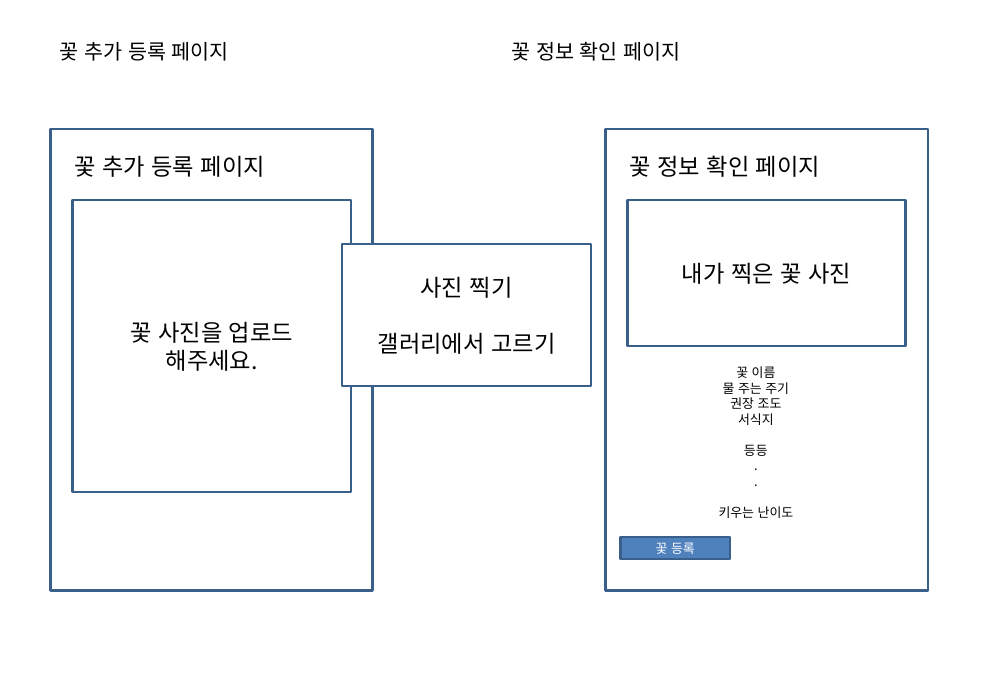
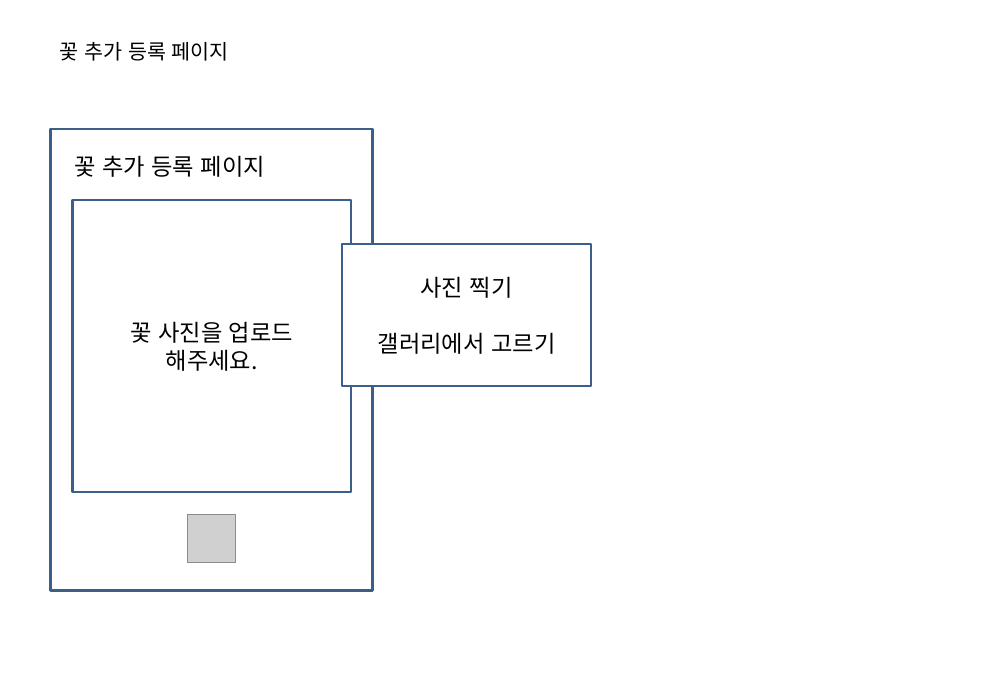
Before and after one commit to s45000/FlowerManage, a slide deck: slide 6 of 꽃어플리케이션.pptx. Drawn at 1008x698 pixels with LibreOffice and Linux fonts; fonts in the diff are those of the drawing; grey boxes stand for pictures. Boxes give left, top, right and bottom in pixels: in the first picture for what was removed or moved away, otherwise in the second. Text is boxed around its words. In the diff, an @@ line names an element or a change of style, - is before the commit and + after.

Commit message:
MediaStore.ACTION_IMAGE_CAPTURE 사용하여 사진 촬영

```diff
--- a/꽃어플리케이션.pptx
+++ b/꽃어플리케이션.pptx
@@ text at (x1=60, y1=42, x2=229, y2=61): text changed @@
-꽃 추가 등록 페이지 꽃 정보 확인 페이지
+꽃 추가 등록 페이지
@@ rectangle removed at (x1=606, y1=129, x2=928, y2=591) @@
@@ text removed at (x1=629, y1=155, x2=820, y2=177) @@
-꽃 정보 확인 페이지
@@ rectangle removed at (x1=628, y1=200, x2=906, y2=346) @@
-내가 찍은 꽃 사진
@@ text removed at (x1=719, y1=366, x2=794, y2=518) @@
-꽃 이름
-물 주는 주기
-권장 조도
-서식지
-등등
-.
-.
-키우는 난이도
@@ picture added at (x1=188, y1=515, x2=236, y2=563) @@
@@ rectangle removed at (x1=621, y1=537, x2=731, y2=559) @@
-꽃 등록
```
Also in this commit, not shown: 9 slides added, 1 slide removed, 3 other files.
